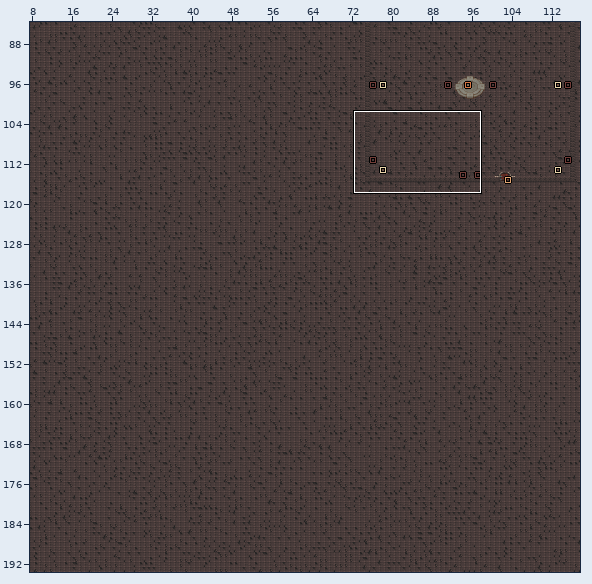
LDtk project: VampireSurvivors/Levels/Zombies.ldtk. Above: a wide view before the commit, with the close-up outlined.
Close-up. Before the commit:
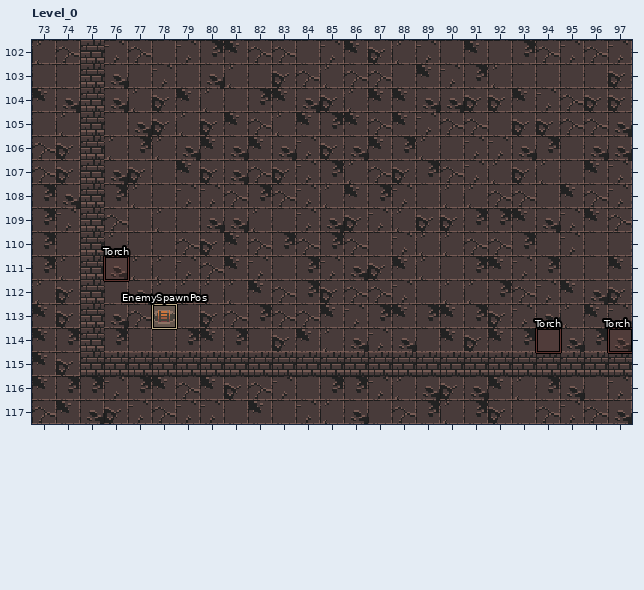
Cells are 16x16 px. Shown: Level_0 x 73..97, y 102..117. The commit also changed other parts of the map, which this record leaves out.
Now the later version:
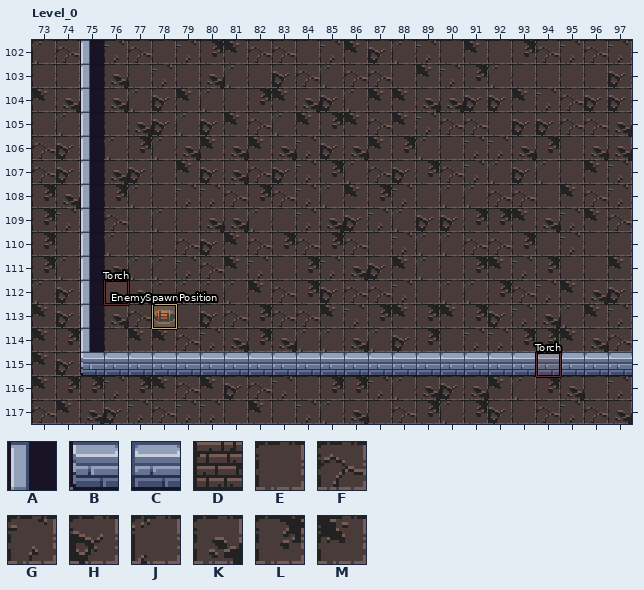
Key: from "Set_1_12": A 22, B 40, C 41; from "TileSet": D 33, E 129, F 130, G 131, H 161, J 162, K 163, L 193, M 194.
_ is an empty cell, . an unchanged one.
Objects are placed by their top-left corner, in cells (3,4 is the top-left corner of cell 3,4); size is 1x1 cell unless given.
The edit:
--- layer "Ground"
@@ x 76..97 @@
-114 LEELMLEHM..GKEMHM.EKLK
+114 EMMFGKLKJ..JHLEGG.LMKF
--- layer "Collision"
@@ x 75..97 @@
-102 D......................
-103 D......................
-104 D......................
-105 D......................
-106 D......................
-107 D......................
-108 D......................
-109 D......................
-110 D......................
-111 D......................
-112 D......................
-113 D......................
-114 D......................
-115 DDDDDDDDDDDDDDDDDDDDDDD
+102 A......................
+103 A......................
+104 A......................
+105 A......................
+106 A......................
+107 A......................
+108 A......................
+109 A......................
+110 A......................
+111 A......................
+112 A......................
+113 A......................
+114 A......................
+115 BCCCCCCCCCCCCCCCCCCCCCC
--- layer "Entities"
-"EnemySpawnPos" rectangle at 78,113
+"EnemySpawnPosition" rectangle at 78,113
+"Torch" rectangle at 76,112
+"Torch" rectangle at 94,115
-"Torch" rectangle at 76,111
-"Torch" rectangle at 94,114
-"Torch" rectangle at 97,114
